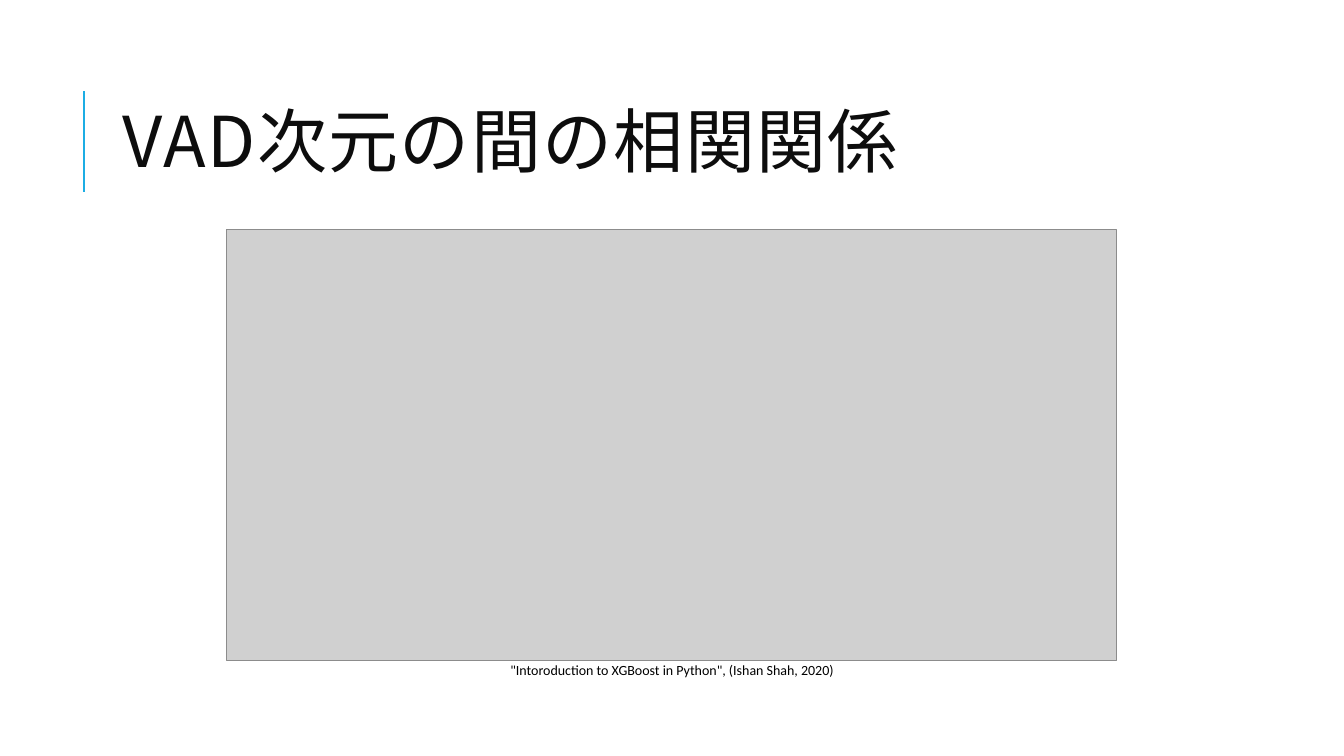
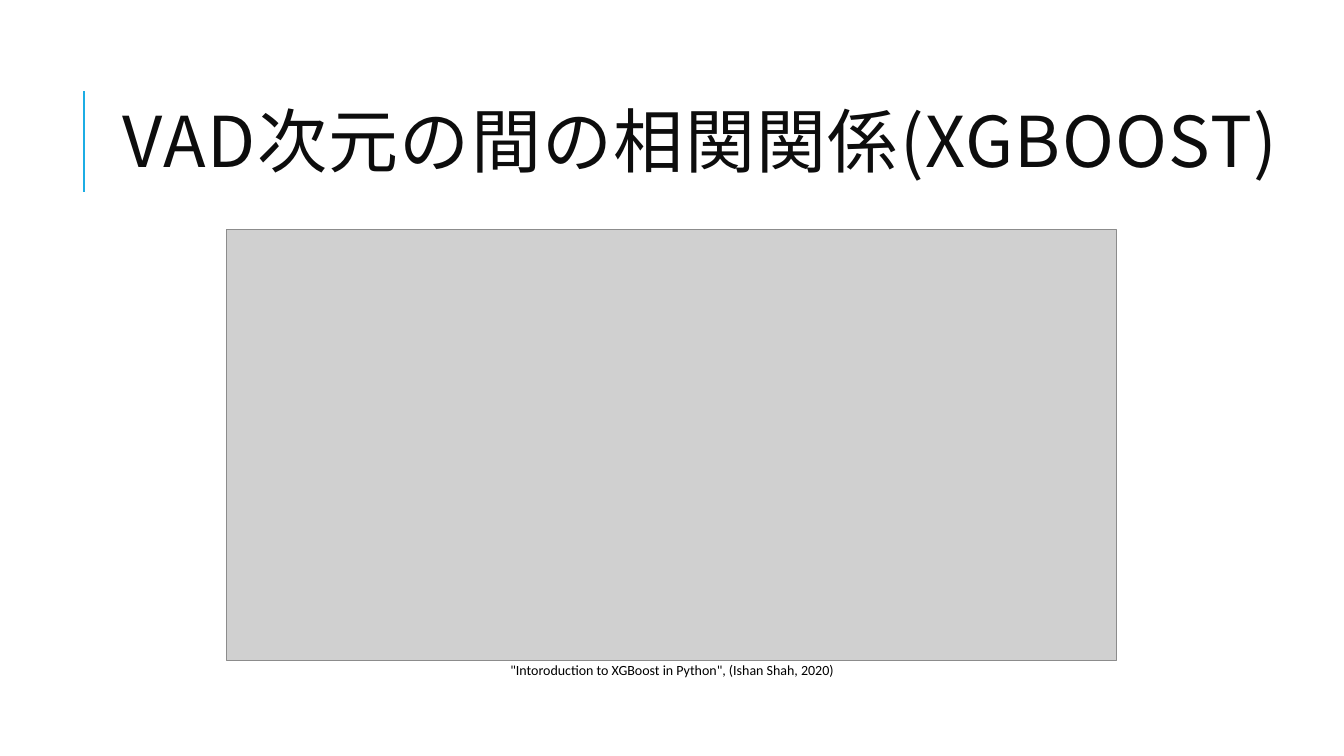
Before and after one commit to Sion1225/ChatBot_for_OpenLab, a slide deck: slide 6 of Open Lab.pptx. Drawn at 1344x756 pixels with LibreOffice and Linux fonts; fonts in the diff are those of the drawing; grey boxes stand for pictures. Boxes give left, top, right and bottom in pixels: in the first picture for what was removed or moved away, otherwise in the second. Text is boxed around its words. In the diff, an @@ line names an element or a change of style, - is before the commit and + after.

```diff
--- a/Open Lab.pptx
+++ b/Open Lab.pptx
@@ title at bbox=[123, 108, 1277, 181]: text changed @@
-VAD次元の間の相関関係
+VAD次元の間の相関関係(XGBOOST)
```
Also in this commit, not shown: 2 other slides changed.
